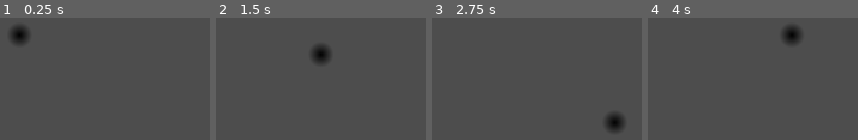
Above: before the commit, frames 1-4 (left to right).
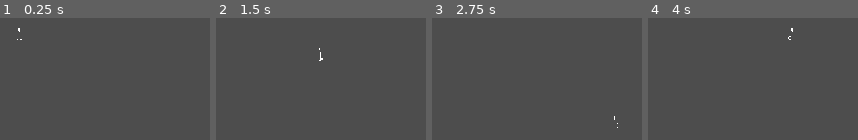
Above: after the commit, the same moments.

Repository: shawndeprey/godot-multiplayer-base
Game: Godot game, scene res://root/root.tscn
Two runs of this game, one before a commit and one after it. Both use one fixed random seed, a clock stepped at 60 frames per second and the inputs below.
Inputs:
- Up to frame 1 (0.25 s): no input
- Up to frame 2 (1.5 s): tap Enter at 0.5 s; hold Right (right) 0.53-1.28 s; hold Down (down) from 1.28 s (still down)
- Up to frame 3 (2.75 s): release Down (down) at 2.03 s; hold Right (right) from 2.03 s (still down)
- Up to frame 4 (4 s): release Right (right) at 2.78 s; hold Up (up) 2.78-3.53 s; hold Left (left) from 3.53 s (still down)

The runs differ from the first frame. In frame 1, 1.0% of the frame differs, in the area x 5-14%, y 6-22%; in frame 2, 1.0%; in frame 3, 1.0%, in the area x 82-92%, y 78-94%; in frame 4, 1.0%.

Commit message:
Add player animation base

Diff:
--- a/project.godot
+++ b/project.godot
@@ -55,3 +55,7 @@
 , Object(InputEventJoypadMotion,"resource_local_to_scene":false,"resource_name":"","device":-1,"axis":0,"axis_value":1.0,"script":null)
 ]
 }
+
+[rendering]
+
+textures/canvas_textures/default_texture_filter=0
--- /dev/null
+++ b/root/entities/components/animations/synced_animation_player.gd
@@ -0,0 +1,49 @@
+class_name SyncedAnimationPlayer extends AnimationPlayer
+
+var rpc_ready: bool = false
+
+func _ready() -> void:
+	await get_tree().create_timer(1.0).timeout
+	rpc_ready = true
+
+func pla(args: Dictionary) -> void:
+	if !is_multiplayer_authority(): return
+	network_play(args) # Call locally
+	if !rpc_ready: return
+	#MP.rpc_layer(owner.layer, self, "network_play", [args])
+	rpc("network_play", args)
+
+func seek_to(seconds: float, update: bool = false, update_only: bool = false) -> void:
+	if !is_multiplayer_authority(): return
+	network_seek(seconds, update, update_only) # Call locally
+	if !rpc_ready: return
+	#MP.rpc_layer(owner.layer, self, "network_seek", [seconds, update, update_only])
+	rpc("network_seek", seconds, update, update_only)
+
+func play_seek_pause(args: Dictionary) -> void:
+	if !is_multiplayer_authority(): return
+	network_play_seek_pause(args) # Call locally
+	if !rpc_ready: return
+	#MP.rpc_layer(owner.layer, self, "network_play_seek_pause", [args])
+
+@rpc("any_peer", "call_local", "reliable") # Called on ALL clients, including self
+func network_play(args: Dictionary) -> void:
+	#if !multiplayer.is_server() and !get_owner().on_client_layer(): return
+	if args.has("speed_scale"): speed_scale = args["speed_scale"]
+	if args.has("anim"):
+		if is_playing():
+			stop()
+			await get_tree().process_frame
+		play(args["anim"])
+
+@rpc("any_peer", "call_local", "reliable") # Called on ALL clients, including self
+func network_seek(seconds: float, update: bool = false, update_only: bool = false) -> void:
+	#if !multiplayer.is_server() and !get_owner().on_client_layer(): return
+	seek(seconds, update, update_only)
+
+@rpc("any_peer", "call_local", "reliable") # Called on ALL clients, including self
+func network_play_seek_pause(args: Dictionary) -> void:
+	#if !multiplayer.is_server() and !get_owner().on_client_layer(): return
+	if args.has("anim"): play(args["anim"])
+	if args.has("seek"): seek(args["seek"], true)
+	pause()
--- a/root/entities/player/player.gd
+++ b/root/entities/player/player.gd
@@ -4,6 +4,7 @@
 # Components
 @onready var state_machine: PlayerStateMachine = $Components/StateMachine
 @onready var direction: PlayerDirection = $Components/Direction
+@onready var base_animations: SyncedAnimationPlayer = $Components/Animations/BaseAnimations
 
 func _ready() -> void:
 	super()
@@ -12,6 +13,6 @@
 	if is_multiplayer_authority():
 		state_machine.initialize()
 
-func update_animation(_state: String) -> void:
+func update_animation(state: String) -> void:
 	if !is_multiplayer_authority(): return
-	#primary_animations.pla({anim = state + "_" + direction.animation_direction()})
+	base_animations.pla({anim = state + "_" + direction.animation_direction()})
--- a/root/entities/player/player.tscn
+++ b/root/entities/player/player.tscn
@@ -1,23 +1,732 @@
-[gd_scene load_steps=9 format=3 uid="uid://c7kqi0cvj2pte"]
+[gd_scene load_steps=29 format=3 uid="uid://c7kqi0cvj2pte"]
 
 [ext_resource type="Script" uid="uid://uogskkq7835" path="res://root/entities/player/player.gd" id="1_jav8b"]
+[ext_resource type="Texture2D" uid="uid://cm62nd5lxtfwn" path="res://root/entities/player/sprites/base/base.png" id="2_8vsn8"]
 [ext_resource type="Script" uid="uid://deokfcju4357a" path="res://root/entities/player/components/state_machine/player_state_machine.gd" id="2_jav8b"]
+[ext_resource type="Script" uid="uid://b6yhs3di7vow7" path="res://root/entities/player/sprites/base/player_base_sprite.gd" id="3_2aaio"]
 [ext_resource type="Script" uid="uid://co4vw3v6j4eal" path="res://root/entities/player/components/state_machine/states/player_state_idle.gd" id="3_uu88l"]
 [ext_resource type="Script" uid="uid://c18ylip608uph" path="res://root/entities/player/components/direction.gd" id="4_b38dc"]
 [ext_resource type="Script" uid="uid://cfqodbs367jni" path="res://root/entities/player/components/state_machine/states/player_state_walk.gd" id="4_laou5"]
+[ext_resource type="Script" uid="uid://dx704io8xol0r" path="res://root/entities/components/animations/synced_animation_player.gd" id="8_2aaio"]
 
 [sub_resource type="CapsuleShape2D" id="CapsuleShape2D_o1sga"]
 
-[sub_resource type="Gradient" id="Gradient_o1sga"]
-colors = PackedColorArray(0, 0, 0, 1, 0, 0, 0, 0)
-
-[sub_resource type="GradientTexture2D" id="GradientTexture2D_jav8b"]
-gradient = SubResource("Gradient_o1sga")
-width = 32
-height = 32
-fill = 1
-fill_from = Vector2(0.5, 0.5)
-fill_to = Vector2(1, 0.5)
+[sub_resource type="CanvasTexture" id="CanvasTexture_y7vi6"]
+diffuse_texture = ExtResource("2_8vsn8")
+
+[sub_resource type="Animation" id="Animation_8vsn8"]
+length = 0.001
+tracks/0/type = "value"
+tracks/0/imported = false
+tracks/0/enabled = true
+tracks/0/path = NodePath("../Sprites/Base:frame")
+tracks/0/interp = 1
+tracks/0/loop_wrap = true
+tracks/0/keys = {
+"times": PackedFloat32Array(0),
+"transitions": PackedFloat32Array(1),
+"update": 1,
+"values": [22]
+}
+tracks/1/type = "method"
+tracks/1/imported = false
+tracks/1/enabled = true
+tracks/1/path = NodePath("../Sprites/Base")
+tracks/1/interp = 1
+tracks/1/loop_wrap = true
+tracks/1/keys = {
+"times": PackedFloat32Array(0),
+"transitions": PackedFloat32Array(1),
+"values": [{
+"args": [],
+"method": &"update_followers"
+}]
+}
+
+[sub_resource type="Animation" id="Animation_atjfv"]
+resource_name = "idle_down"
+length = 0.1
+tracks/0/type = "value"
+tracks/0/imported = false
+tracks/0/enabled = true
+tracks/0/path = NodePath("../Sprites/Base:frame")
+tracks/0/interp = 1
+tracks/0/loop_wrap = true
+tracks/0/keys = {
+"times": PackedFloat32Array(0),
+"transitions": PackedFloat32Array(1),
+"update": 1,
+"values": [22]
+}
+tracks/1/type = "method"
+tracks/1/imported = false
+tracks/1/enabled = true
+tracks/1/path = NodePath("../Sprites/Base")
+tracks/1/interp = 1
+tracks/1/loop_wrap = true
+tracks/1/keys = {
+"times": PackedFloat32Array(0),
+"transitions": PackedFloat32Array(1),
+"values": [{
+"args": [],
+"method": &"update_followers"
+}]
+}
+
+[sub_resource type="Animation" id="Animation_2aaio"]
+resource_name = "idle_down_left"
+length = 0.1
+tracks/0/type = "value"
+tracks/0/imported = false
+tracks/0/enabled = true
+tracks/0/path = NodePath("../Sprites/Base:frame")
+tracks/0/interp = 1
+tracks/0/loop_wrap = true
+tracks/0/keys = {
+"times": PackedFloat32Array(0),
+"transitions": PackedFloat32Array(1),
+"update": 1,
+"values": [21]
+}
+tracks/1/type = "method"
+tracks/1/imported = false
+tracks/1/enabled = true
+tracks/1/path = NodePath("../Sprites/Base")
+tracks/1/interp = 1
+tracks/1/loop_wrap = true
+tracks/1/keys = {
+"times": PackedFloat32Array(0),
+"transitions": PackedFloat32Array(1),
+"values": [{
+"args": [],
+"method": &"update_followers"
+}]
+}
+
+[sub_resource type="Animation" id="Animation_y7vi6"]
+resource_name = "idle_down_right"
+length = 0.1
+tracks/0/type = "value"
+tracks/0/imported = false
+tracks/0/enabled = true
+tracks/0/path = NodePath("../Sprites/Base:frame")
+tracks/0/interp = 1
+tracks/0/loop_wrap = true
+tracks/0/keys = {
+"times": PackedFloat32Array(0),
+"transitions": PackedFloat32Array(1),
+"update": 1,
+"values": [23]
+}
+tracks/1/type = "method"
+tracks/1/imported = false
+tracks/1/enabled = true
+tracks/1/path = NodePath("../Sprites/Base")
+tracks/1/interp = 1
+tracks/1/loop_wrap = true
+tracks/1/keys = {
+"times": PackedFloat32Array(0),
+"transitions": PackedFloat32Array(1),
+"values": [{
+"args": [],
+"method": &"update_followers"
+}]
+}
+
+[sub_resource type="Animation" id="Animation_dm2tb"]
+resource_name = "idle_left"
+length = 0.1
+tracks/0/type = "value"
+tracks/0/imported = false
+tracks/0/enabled = true
+tracks/0/path = NodePath("../Sprites/Base:frame")
+tracks/0/interp = 1
+tracks/0/loop_wrap = true
+tracks/0/keys = {
+"times": PackedFloat32Array(0),
+"transitions": PackedFloat32Array(1),
+"update": 1,
+"values": [20]
+}
+tracks/1/type = "method"
+tracks/1/imported = false
+tracks/1/enabled = true
+tracks/1/path = NodePath("../Sprites/Base")
+tracks/1/interp = 1
+tracks/1/loop_wrap = true
+tracks/1/keys = {
+"times": PackedFloat32Array(0),
+"transitions": PackedFloat32Array(1),
+"values": [{
+"args": [],
+"method": &"update_followers"
+}]
+}
+
+[sub_resource type="Animation" id="Animation_72y74"]
+resource_name = "idle_right"
+length = 0.1
+tracks/0/type = "value"
+tracks/0/imported = false
+tracks/0/enabled = true
+tracks/0/path = NodePath("../Sprites/Base:frame")
+tracks/0/interp = 1
+tracks/0/loop_wrap = true
+tracks/0/keys = {
+"times": PackedFloat32Array(0),
+"transitions": PackedFloat32Array(1),
+"update": 1,
+"values": [16]
+}
+tracks/1/type = "method"
+tracks/1/imported = false
+tracks/1/enabled = true
+tracks/1/path = NodePath("../Sprites/Base")
+tracks/1/interp = 1
+tracks/1/loop_wrap = true
+tracks/1/keys = {
+"times": PackedFloat32Array(0),
+"transitions": PackedFloat32Array(1),
+"values": [{
+"args": [],
+"method": &"update_followers"
+}]
+}
+
+[sub_resource type="Animation" id="Animation_2elxj"]
+resource_name = "idle_up"
+length = 0.1
+tracks/0/type = "value"
+tracks/0/imported = false
+tracks/0/enabled = true
+tracks/0/path = NodePath("../Sprites/Base:frame")
+tracks/0/interp = 1
+tracks/0/loop_wrap = true
+tracks/0/keys = {
+"times": PackedFloat32Array(0),
+"transitions": PackedFloat32Array(1),
+"update": 1,
+"values": [18]
+}
+tracks/1/type = "method"
+tracks/1/imported = false
+tracks/1/enabled = true
+tracks/1/path = NodePath("../Sprites/Base")
+tracks/1/interp = 1
+tracks/1/loop_wrap = true
+tracks/1/keys = {
+"times": PackedFloat32Array(0),
+"transitions": PackedFloat32Array(1),
+"values": [{
+"args": [],
+"method": &"update_followers"
+}]
+}
+
+[sub_resource type="Animation" id="Animation_88glp"]
+resource_name = "idle_up_left"
+length = 0.1
+tracks/0/type = "value"
+tracks/0/imported = false
+tracks/0/enabled = true
+tracks/0/path = NodePath("../Sprites/Base:frame")
+tracks/0/interp = 1
+tracks/0/loop_wrap = true
+tracks/0/keys = {
+"times": PackedFloat32Array(0),
+"transitions": PackedFloat32Array(1),
+"update": 1,
+"values": [19]
+}
+tracks/1/type = "method"
+tracks/1/imported = false
+tracks/1/enabled = true
+tracks/1/path = NodePath("../Sprites/Base")
+tracks/1/interp = 1
+tracks/1/loop_wrap = true
+tracks/1/keys = {
+"times": PackedFloat32Array(0),
+"transitions": PackedFloat32Array(1),
+"values": [{
+"args": [],
+"method": &"update_followers"
+}]
+}
+
+[sub_resource type="Animation" id="Animation_dkv0e"]
+resource_name = "idle_up_right"
+length = 0.1
+tracks/0/type = "value"
+tracks/0/imported = false
+tracks/0/enabled = true
+tracks/0/path = NodePath("../Sprites/Base:frame")
+tracks/0/interp = 1
+tracks/0/loop_wrap = true
+tracks/0/keys = {
+"times": PackedFloat32Array(0),
+"transitions": PackedFloat32Array(1),
+"update": 1,
+"values": [17]
+}
+tracks/1/type = "method"
+tracks/1/imported = false
+tracks/1/enabled = true
+tracks/1/path = NodePath("../Sprites/Base")
+tracks/1/interp = 1
+tracks/1/loop_wrap = true
+tracks/1/keys = {
+"times": PackedFloat32Array(0),
+"transitions": PackedFloat32Array(1),
+"values": [{
+"args": [],
+"method": &"update_followers"
+}]
+}
+
+[sub_resource type="Animation" id="Animation_cx6fs"]
+resource_name = "walk_down"
+length = 0.8
+loop_mode = 1
+step = 0.01
+tracks/0/type = "value"
+tracks/0/imported = false
+tracks/0/enabled = true
+tracks/0/path = NodePath("../Sprites/Base:frame")
+tracks/0/interp = 1
+tracks/0/loop_wrap = true
+tracks/0/keys = {
+"times": PackedFloat32Array(0, 0.1, 0.2, 0.3, 0.4, 0.5, 0.6, 0.7),
+"transitions": PackedFloat32Array(1, 1, 1, 1, 1, 1, 1, 1),
+"update": 1,
+"values": [22, 30, 38, 30, 22, 14, 6, 14]
+}
+tracks/1/type = "method"
+tracks/1/imported = false
+tracks/1/enabled = true
+tracks/1/path = NodePath("../Sprites/Base")
+tracks/1/interp = 1
+tracks/1/loop_wrap = true
+tracks/1/keys = {
+"times": PackedFloat32Array(0, 0.1, 0.2, 0.3, 0.4, 0.5, 0.6, 0.7),
+"transitions": PackedFloat32Array(1, 1, 1, 1, 1, 1, 1, 1),
+"values": [{
+"args": [],
+"method": &"update_followers"
+}, {
+"args": [],
+"method": &"update_followers"
+}, {
+"args": [],
+"method": &"update_followers"
+}, {
+"args": [],
+"method": &"update_followers"
+}, {
+"args": [],
+"method": &"update_followers"
+}, {
+"args": [],
+"method": &"update_followers"
+}, {
+"args": [],
+"method": &"update_followers"
+}, {
+"args": [],
+"method": &"update_followers"
+}]
+}
+
+[sub_resource type="Animation" id="Animation_fb60y"]
+resource_name = "walk_down_left"
+length = 0.8
+loop_mode = 1
+step = 0.01
+tracks/0/type = "value"
+tracks/0/imported = false
+tracks/0/enabled = true
+tracks/0/path = NodePath("../Sprites/Base:frame")
+tracks/0/interp = 1
+tracks/0/loop_wrap = true
+tracks/0/keys = {
+"times": PackedFloat32Array(0, 0.1, 0.2, 0.3, 0.4, 0.5, 0.6, 0.7),
+"transitions": PackedFloat32Array(1, 1, 1, 1, 1, 1, 1, 1),
+"update": 1,
+"values": [21, 29, 37, 29, 21, 13, 5, 13]
+}
+tracks/1/type = "method"
+tracks/1/imported = false
+tracks/1/enabled = true
+tracks/1/path = NodePath("../Sprites/Base")
+tracks/1/interp = 1
+tracks/1/loop_wrap = true
+tracks/1/keys = {
+"times": PackedFloat32Array(0, 0.1, 0.2, 0.3, 0.4, 0.5, 0.6, 0.7),
+"transitions": PackedFloat32Array(1, 1, 1, 1, 1, 1, 1, 1),
+"values": [{
+"args": [],
+"method": &"update_followers"
+}, {
+"args": [],
+"method": &"update_followers"
+}, {
+"args": [],
+"method": &"update_followers"
+}, {
+"args": [],
+"method": &"update_followers"
+}, {
+"args": [],
+"method": &"update_followers"
+}, {
+"args": [],
+"method": &"update_followers"
+}, {
+"args": [],
+"method": &"update_followers"
+}, {
+"args": [],
+"method": &"update_followers"
+}]
+}
+
+[sub_resource type="Animation" id="Animation_s6wvo"]
+resource_name = "walk_down_right"
+length = 0.8
+loop_mode = 1
+step = 0.01
+tracks/0/type = "value"
+tracks/0/imported = false
+tracks/0/enabled = true
+tracks/0/path = NodePath("../Sprites/Base:frame")
+tracks/0/interp = 1
+tracks/0/loop_wrap = true
+tracks/0/keys = {
+"times": PackedFloat32Array(0, 0.1, 0.2, 0.3, 0.4, 0.5, 0.6, 0.7),
+"transitions": PackedFloat32Array(1, 1, 1, 1, 1, 1, 1, 1),
+"update": 1,
+"values": [23, 31, 39, 31, 23, 15, 7, 15]
+}
+tracks/1/type = "method"
+tracks/1/imported = false
+tracks/1/enabled = true
+tracks/1/path = NodePath("../Sprites/Base")
+tracks/1/interp = 1
+tracks/1/loop_wrap = true
+tracks/1/keys = {
+"times": PackedFloat32Array(0, 0.1, 0.2, 0.3, 0.4, 0.5, 0.6, 0.7),
+"transitions": PackedFloat32Array(1, 1, 1, 1, 1, 1, 1, 1),
+"values": [{
+"args": [],
+"method": &"update_followers"
+}, {
+"args": [],
+"method": &"update_followers"
+}, {
+"args": [],
+"method": &"update_followers"
+}, {
+"args": [],
+"method": &"update_followers"
+}, {
+"args": [],
+"method": &"update_followers"
+}, {
+"args": [],
+"method": &"update_followers"
+}, {
+"args": [],
+"method": &"update_followers"
+}, {
+"args": [],
+"method": &"update_followers"
+}]
+}
+
+[sub_resource type="Animation" id="Animation_doy6j"]
+resource_name = "walk_left"
+length = 0.8
+loop_mode = 1
+step = 0.01
+tracks/0/type = "value"
+tracks/0/imported = false
+tracks/0/enabled = true
+tracks/0/path = NodePath("../Sprites/Base:frame")
+tracks/0/interp = 1
+tracks/0/loop_wrap = true
+tracks/0/keys = {
+"times": PackedFloat32Array(0, 0.1, 0.2, 0.3, 0.4, 0.5, 0.6, 0.7),
+"transitions": PackedFloat32Array(1, 1, 1, 1, 1, 1, 1, 1),
+"update": 1,
+"values": [20, 28, 36, 28, 20, 12, 4, 12]
+}
+tracks/1/type = "method"
+tracks/1/imported = false
+tracks/1/enabled = true
+tracks/1/path = NodePath("../Sprites/Base")
+tracks/1/interp = 1
+tracks/1/loop_wrap = true
+tracks/1/keys = {
+"times": PackedFloat32Array(0, 0.1, 0.2, 0.3, 0.4, 0.5, 0.6, 0.7),
+"transitions": PackedFloat32Array(1, 1, 1, 1, 1, 1, 1, 1),
+"values": [{
+"args": [],
+"method": &"update_followers"
+}, {
+"args": [],
+"method": &"update_followers"
+}, {
+"args": [],
+"method": &"update_followers"
+}, {
+"args": [],
+"method": &"update_followers"
+}, {
+"args": [],
+"method": &"update_followers"
+}, {
+"args": [],
+"method": &"update_followers"
+}, {
+"args": [],
+"method": &"update_followers"
+}, {
+"args": [],
+"method": &"update_followers"
+}]
+}
+
+[sub_resource type="Animation" id="Animation_pmung"]
+resource_name = "walk_right"
+length = 0.8
+loop_mode = 1
+step = 0.01
+tracks/0/type = "value"
+tracks/0/imported = false
+tracks/0/enabled = true
+tracks/0/path = NodePath("../Sprites/Base:frame")
+tracks/0/interp = 1
+tracks/0/loop_wrap = true
+tracks/0/keys = {
+"times": PackedFloat32Array(0, 0.1, 0.2, 0.3, 0.4, 0.5, 0.6, 0.7),
+"transitions": PackedFloat32Array(1, 1, 1, 1, 1, 1, 1, 1),
+"update": 1,
+"values": [16, 24, 32, 24, 16, 8, 0, 8]
+}
+tracks/1/type = "method"
+tracks/1/imported = false
+tracks/1/enabled = true
+tracks/1/path = NodePath("../Sprites/Base")
+tracks/1/interp = 1
+tracks/1/loop_wrap = true
+tracks/1/keys = {
+"times": PackedFloat32Array(0, 0.1, 0.2, 0.3, 0.4, 0.5, 0.6, 0.7),
+"transitions": PackedFloat32Array(1, 1, 1, 1, 1, 1, 1, 1),
+"values": [{
+"args": [],
+"method": &"update_followers"
+}, {
+"args": [],
+"method": &"update_followers"
+}, {
+"args": [],
+"method": &"update_followers"
+}, {
+"args": [],
+"method": &"update_followers"
+}, {
+"args": [],
+"method": &"update_followers"
+}, {
+"args": [],
+"method": &"update_followers"
+}, {
+"args": [],
+"method": &"update_followers"
+}, {
+"args": [],
+"method": &"update_followers"
+}]
+}
+
+[sub_resource type="Animation" id="Animation_oj688"]
+resource_name = "walk_up"
+length = 0.8
+loop_mode = 1
+step = 0.01
+tracks/0/type = "value"
+tracks/0/imported = false
+tracks/0/enabled = true
+tracks/0/path = NodePath("../Sprites/Base:frame")
+tracks/0/interp = 1
+tracks/0/loop_wrap = true
+tracks/0/keys = {
+"times": PackedFloat32Array(0, 0.1, 0.2, 0.3, 0.4, 0.5, 0.6, 0.7),
+"transitions": PackedFloat32Array(1, 1, 1, 1, 1, 1, 1, 1),
+"update": 1,
+"values": [18, 26, 34, 26, 18, 10, 2, 10]
+}
+tracks/1/type = "method"
+tracks/1/imported = false
+tracks/1/enabled = true
+tracks/1/path = NodePath("../Sprites/Base")
+tracks/1/interp = 1
+tracks/1/loop_wrap = true
+tracks/1/keys = {
+"times": PackedFloat32Array(0, 0.1, 0.2, 0.3, 0.4, 0.5, 0.6, 0.7),
+"transitions": PackedFloat32Array(1, 1, 1, 1, 1, 1, 1, 1),
+"values": [{
+"args": [],
+"method": &"update_followers"
+}, {
+"args": [],
+"method": &"update_followers"
+}, {
+"args": [],
+"method": &"update_followers"
+}, {
+"args": [],
+"method": &"update_followers"
+}, {
+"args": [],
+"method": &"update_followers"
+}, {
+"args": [],
+"method": &"update_followers"
+}, {
+"args": [],
+"method": &"update_followers"
+}, {
+"args": [],
+"method": &"update_followers"
+}]
+}
+
+[sub_resource type="Animation" id="Animation_tge0t"]
+resource_name = "walk_up_left"
+length = 0.8
+loop_mode = 1
+step = 0.01
+tracks/0/type = "value"
+tracks/0/imported = false
+tracks/0/enabled = true
+tracks/0/path = NodePath("../Sprites/Base:frame")
+tracks/0/interp = 1
+tracks/0/loop_wrap = true
+tracks/0/keys = {
+"times": PackedFloat32Array(0, 0.1, 0.2, 0.3, 0.4, 0.5, 0.6, 0.7),
+"transitions": PackedFloat32Array(1, 1, 1, 1, 1, 1, 1, 1),
+"update": 1,
+"values": [19, 27, 35, 27, 19, 11, 3, 11]
+}
+tracks/1/type = "method"
+tracks/1/imported = false
+tracks/1/enabled = true
+tracks/1/path = NodePath("../Sprites/Base")
+tracks/1/interp = 1
+tracks/1/loop_wrap = true
+tracks/1/keys = {
+"times": PackedFloat32Array(0, 0.1, 0.2, 0.3, 0.4, 0.5, 0.6, 0.7),
+"transitions": PackedFloat32Array(1, 1, 1, 1, 1, 1, 1, 1),
+"values": [{
+"args": [],
+"method": &"update_followers"
+}, {
+"args": [],
+"method": &"update_followers"
+}, {
+"args": [],
+"method": &"update_followers"
+}, {
+"args": [],
+"method": &"update_followers"
+}, {
+"args": [],
+"method": &"update_followers"
+}, {
+"args": [],
+"method": &"update_followers"
+}, {
+"args": [],
+"method": &"update_followers"
+}, {
+"args": [],
+"method": &"update_followers"
+}]
+}
+
+[sub_resource type="Animation" id="Animation_rwo4n"]
+resource_name = "walk_up_right"
+length = 0.8
+loop_mode = 1
+step = 0.01
+tracks/0/type = "value"
+tracks/0/imported = false
+tracks/0/enabled = true
+tracks/0/path = NodePath("../Sprites/Base:frame")
+tracks/0/interp = 1
+tracks/0/loop_wrap = true
+tracks/0/keys = {
+"times": PackedFloat32Array(0, 0.1, 0.2, 0.3, 0.4, 0.5, 0.6, 0.7),
+"transitions": PackedFloat32Array(1, 1, 1, 1, 1, 1, 1, 1),
+"update": 1,
+"values": [17, 25, 33, 25, 17, 9, 1, 9]
+}
+tracks/1/type = "method"
+tracks/1/imported = false
+tracks/1/enabled = true
+tracks/1/path = NodePath("../Sprites/Base")
+tracks/1/interp = 1
+tracks/1/loop_wrap = true
+tracks/1/keys = {
+"times": PackedFloat32Array(0, 0.1, 0.2, 0.3, 0.4, 0.5, 0.6, 0.7),
+"transitions": PackedFloat32Array(1, 1, 1, 1, 1, 1, 1, 1),
+"values": [{
+"args": [],
+"method": &"update_followers"
+}, {
+"args": [],
+"method": &"update_followers"
+}, {
+"args": [],
+"method": &"update_followers"
+}, {
+"args": [],
+"method": &"update_followers"
+}, {
+"args": [],
+"method": &"update_followers"
+}, {
+"args": [],
+"method": &"update_followers"
+}, {
+"args": [],
+"method": &"update_followers"
+}, {
+"args": [],
+"method": &"update_followers"
+}]
+}
+
+[sub_resource type="AnimationLibrary" id="AnimationLibrary_dm2tb"]
+_data = {
+&"RESET": SubResource("Animation_8vsn8"),
+&"idle_down": SubResource("Animation_atjfv"),
+&"idle_down_left": SubResource("Animation_2aaio"),
+&"idle_down_right": SubResource("Animation_y7vi6"),
+&"idle_left": SubResource("Animation_dm2tb"),
+&"idle_right": SubResource("Animation_72y74"),
+&"idle_up": SubResource("Animation_2elxj"),
+&"idle_up_left": SubResource("Animation_88glp"),
+&"idle_up_right": SubResource("Animation_dkv0e"),
+&"walk_down": SubResource("Animation_cx6fs"),
+&"walk_down_left": SubResource("Animation_fb60y"),
+&"walk_down_right": SubResource("Animation_s6wvo"),
+&"walk_left": SubResource("Animation_doy6j"),
+&"walk_right": SubResource("Animation_pmung"),
+&"walk_up": SubResource("Animation_oj688"),
+&"walk_up_left": SubResource("Animation_tge0t"),
+&"walk_up_right": SubResource("Animation_rwo4n")
+}
 
 [node name="Player" type="CharacterBody2D"]
 script = ExtResource("1_jav8b")
@@ -31,7 +740,11 @@
 [node name="Sprites" type="Node2D" parent="Components"]
 
 [node name="Base" type="Sprite2D" parent="Components/Sprites"]
-texture = SubResource("GradientTexture2D_jav8b")
+texture = SubResource("CanvasTexture_y7vi6")
+hframes = 8
+vframes = 16
+frame = 22
+script = ExtResource("3_2aaio")
 
 [node name="StateMachine" type="Node" parent="Components"]
 script = ExtResource("2_jav8b")
@@ -44,3 +757,12 @@
 
 [node name="Direction" type="Node" parent="Components"]
 script = ExtResource("4_b38dc")
+
+[node name="Animations" type="Node2D" parent="Components"]
+
+[node name="BaseAnimations" type="AnimationPlayer" parent="Components/Animations"]
+libraries = {
+&"": SubResource("AnimationLibrary_dm2tb")
+}
+autoplay = "idle_down"
+script = ExtResource("8_2aaio")
--- /dev/null
+++ b/root/entities/player/sprites/base/player_base_sprite.gd
@@ -0,0 +1,20 @@
+@tool
+class_name PlayerBaseSprite extends Sprite2D
+
+var followers: Array[Sprite2D] = []
+var previous_frame: int = -1
+
+func _ready() -> void:
+	followers = []
+	update_followers()
+
+func _process(_delta):
+	if Engine.is_editor_hint():
+		if frame != previous_frame:
+			previous_frame = frame
+			update_followers()
+
+func update_followers() -> void:
+	for f in followers:
+		if f == null: continue
+		f.frame = frame
Not shown, added: root/entities/components/animations/synced_animation_player.gd.uid
Binary file added: root/entities/player/sprites/base/base.png
Not shown, added: root/entities/player/sprites/base/base.png.import
Not shown, added: root/entities/player/sprites/base/player_base_sprite.gd.uid
